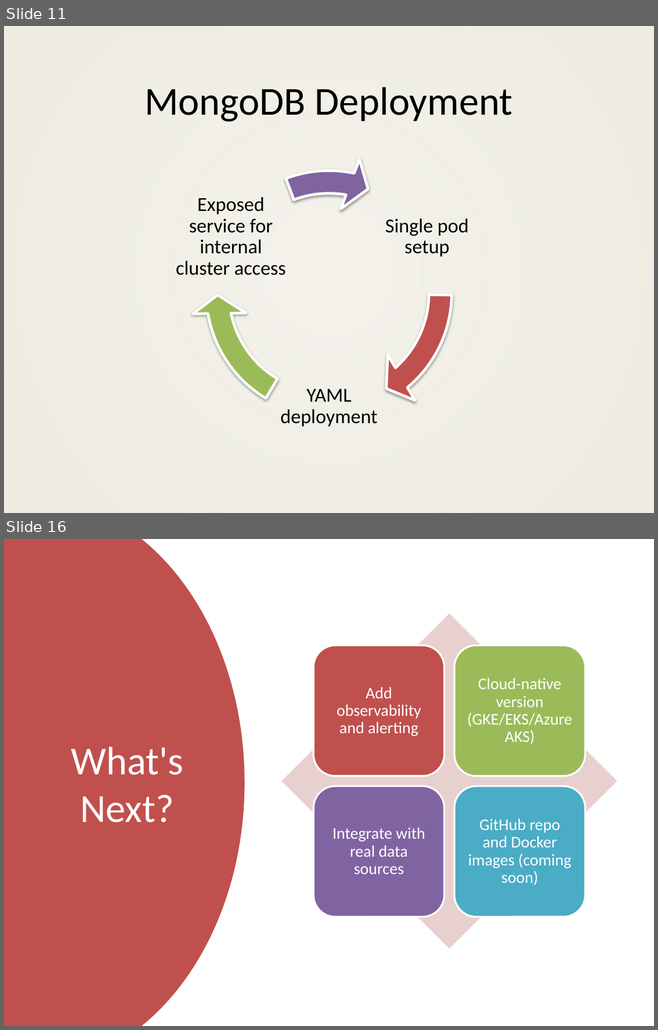
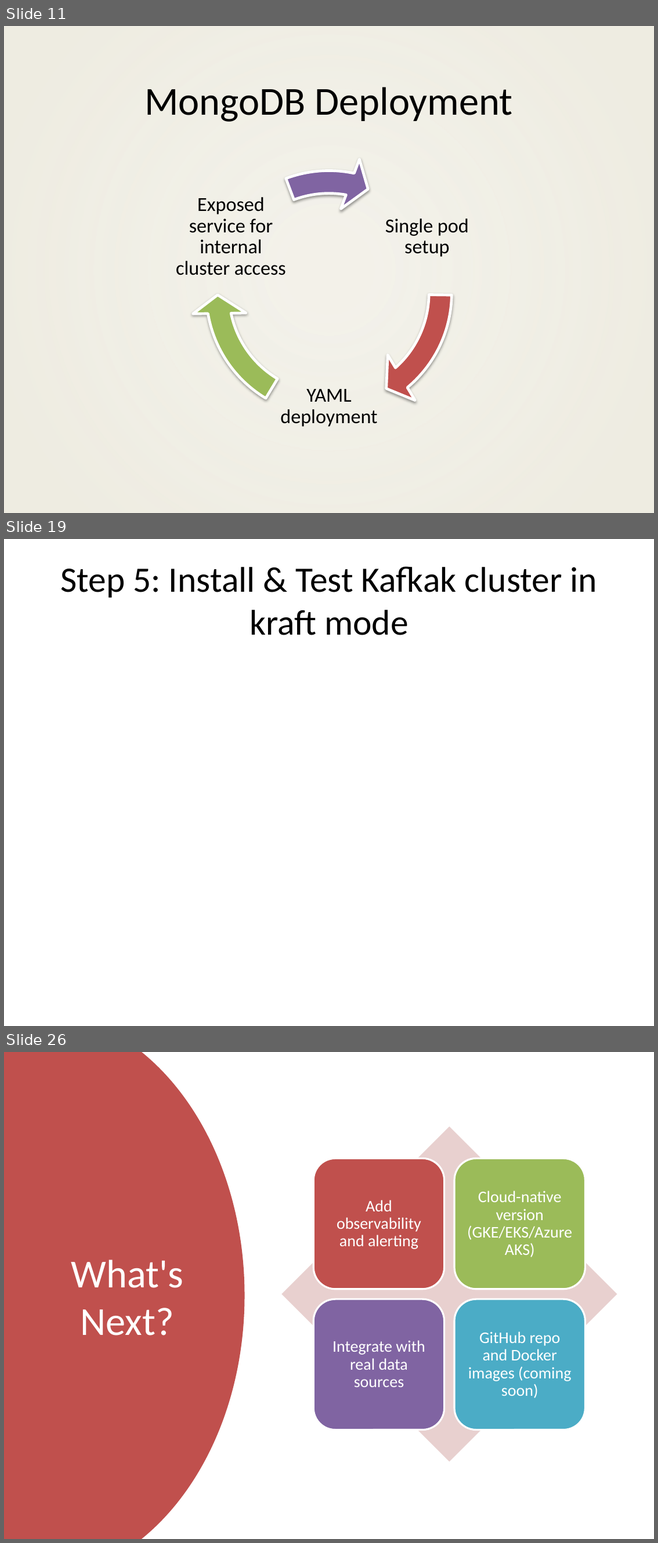
Before and after one commit to rahulsidpatil/go-k8s-data-pipeline, a slide deck: ppt-artifacts/go_k8s_data_pipeline_updated.pptx. Shown one above the other, each under a label of ours: slides 11 and 16 before the commit, slides 11, 19 and 26 after it; the slides between them are not shown. The pictures are 658x1030 and 658x1543 pixels, drawn with LibreOffice and Linux fonts; fonts in the diff are those of the drawing; background and template pictures are left out. Boxes give left, top, right and bottom in pixels: in the first picture for what was removed or moved away, otherwise in the second. Text is boxed around its words. In the diff, an @@ line names an element or a change of style, - is before the commit and + after.

```diff
--- a/ppt-artifacts/go_k8s_data_pipeline_updated.pptx
+++ b/ppt-artifacts/go_k8s_data_pipeline_updated.pptx
@@ slide 19 added at (4, 539, 654, 1026), background #FFFFFF @@
@@ title added at (60, 566, 596, 635), 39.6 pt, text #000000 @@
+Step 5: Install & Test Kafkak cluster in kraft mode
@@ what was slide 16 is now slide 26 @@
```
Also in this commit, not shown: 5 slides changed, 9 other slides added, 2 other files.
